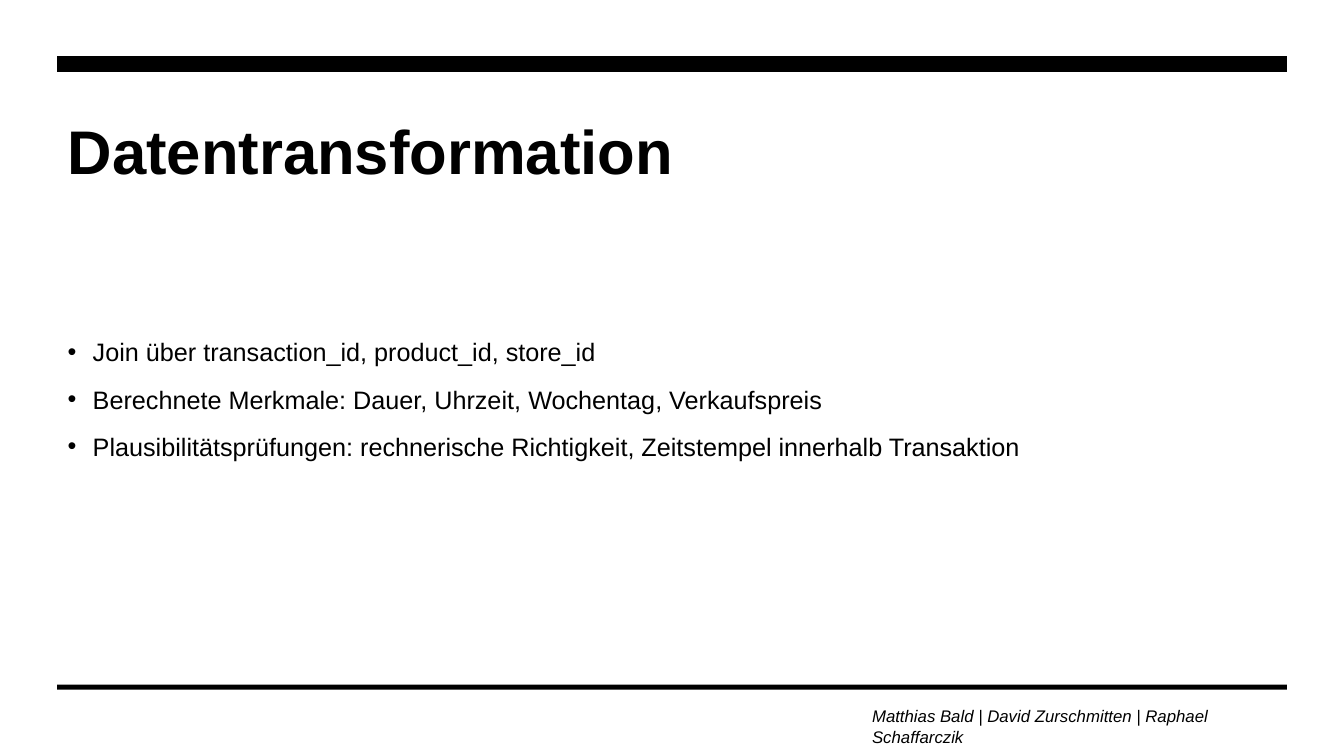
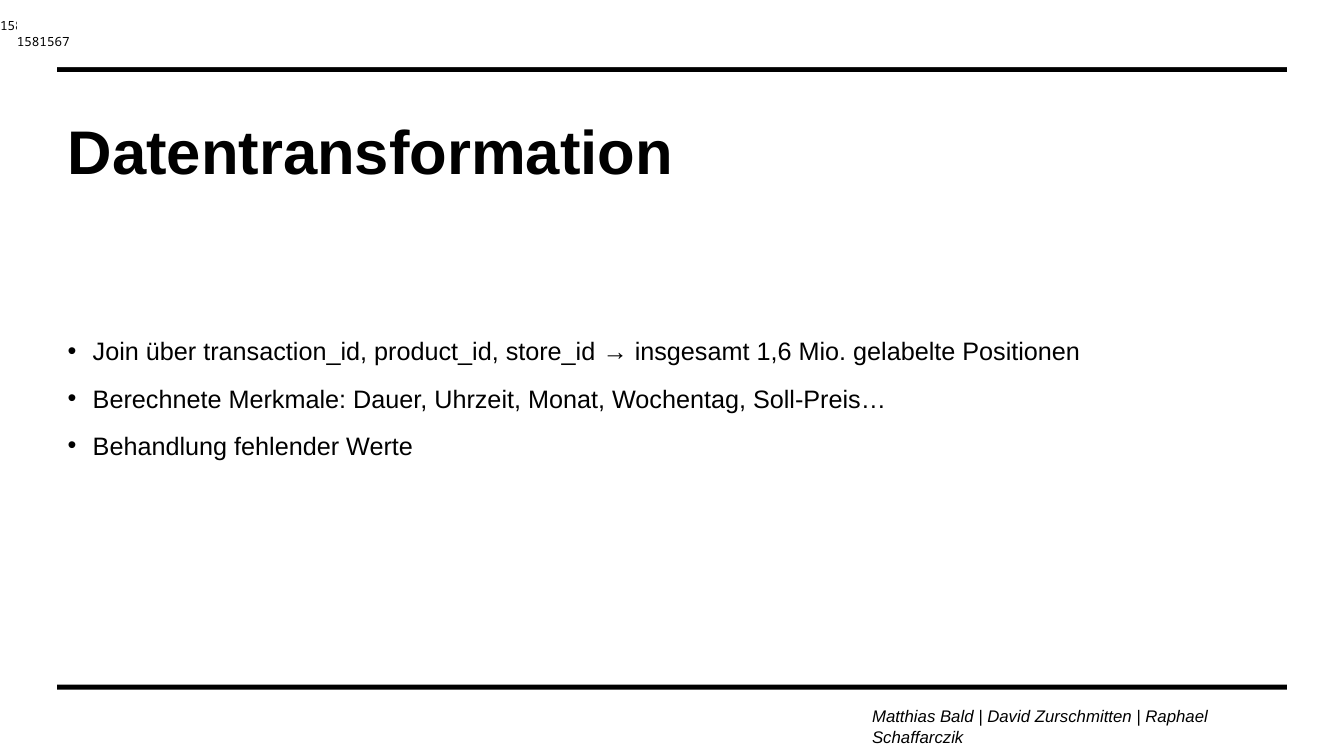
Before and after one commit to zurdavid/projektpraktikum-datascience, a slide deck: slide 15 of präsentationen/Meilenstein2_Praesentation.pptx (slide 9 before the commit). Drawn at 1344x756 pixels with LibreOffice and Linux fonts; fonts in the diff are those of the drawing; background and template pictures are left out. Boxes give left, top, right and bottom in pixels: in the first picture for what was removed or moved away, otherwise in the second. Text is boxed around its words. In the diff, an @@ line names an element or a change of style, - is before the commit and + after.

```diff
--- a/präsentationen/Meilenstein2_Praesentation.pptx
+++ b/präsentationen/Meilenstein2_Praesentation.pptx
@@ text added at (x1=0, y1=21, x2=53, y2=30), 9 pt, text #000000 @@
+1581567
@@ text added at (x1=17, y1=37, x2=70, y2=46), 9 pt, text #000000 @@
+1581567
@@ text at (x1=93, y1=341, x2=1080, y2=461): text changed @@
-• Join über transaction_id, product_id, store_id
-• Berechnete Merkmale: Dauer, Uhrzeit, Wochentag, Verkaufspreis
-• Plausibilitätsprüfungen: rechnerische Richtigkeit, Zeitstempel innerhalb Transaktion
+• Join über transaction_id, product_id, store_id → insgesamt 1,6 Mio. gelabelte Positionen
+• Berechnete Merkmale: Dauer, Uhrzeit, Monat, Wochentag, Soll-Preis…
+• Behandlung fehlender Werte
```
Also in this commit, not shown: 10 other slides changed, 8 slides added, 8 slides removed, 1 other file.
